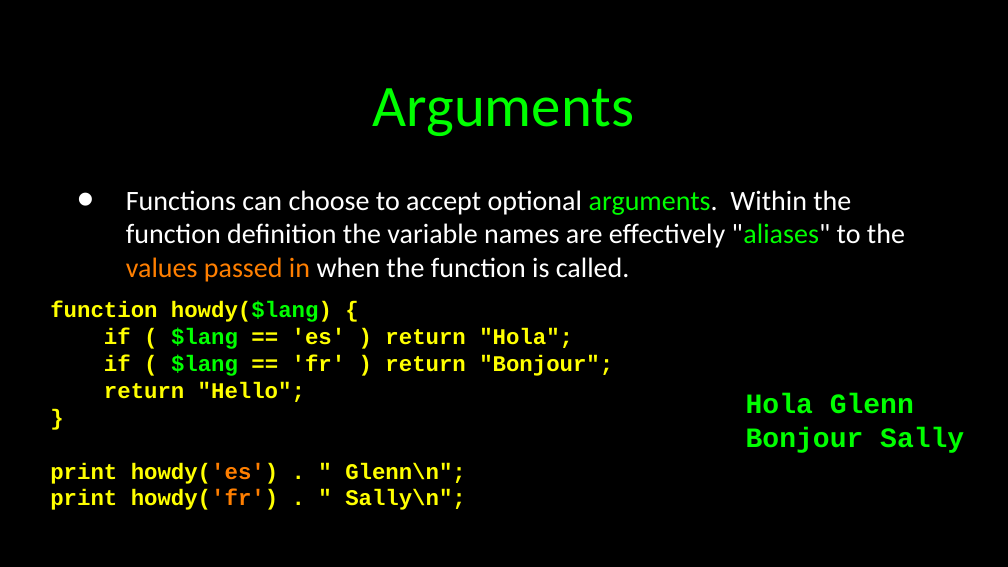
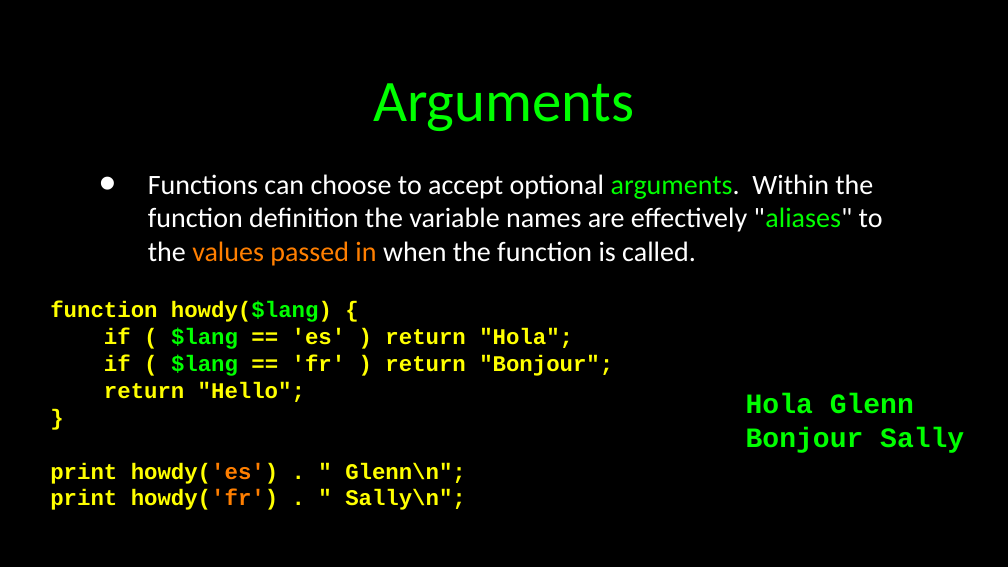
Before and after one commit to csev/wa4e, a slide deck: slide 10 of lectures/PHP-04-Functions.ppt (slide 14 before the commit). Drawn at 1008x567 pixels with LibreOffice and Linux fonts; fonts in the diff are those of the drawing. Boxes give left, top, right and bottom in pixels: in the first picture for what was removed or moved away, otherwise in the second. Text is boxed around its words. In the diff, an @@ line names an element or a change of style, - is before the commit and + after.

```diff
--- a/lectures/PHP-04-Functions.ppt
+++ b/lectures/PHP-04-Functions.ppt
@@ title "Arguments": place and size @@
-title "Arguments" at [373,88,634,136]
+title "Arguments" at [373,83,634,131]
@@ text "Functions can choose to accept ...": place and size @@
-text "Functions can choose to accept ..." at [126,190,905,282]
+text "Functions can choose to accept ..." at [148,174,883,266]
@@ text "Functions can choose to accept ..." at [148,174,883,266]: vertical alignment middle to top @@
```
Also in this commit, not shown: 23 other slides changed, 1 slide added, 1 slide removed, 7 other files.
